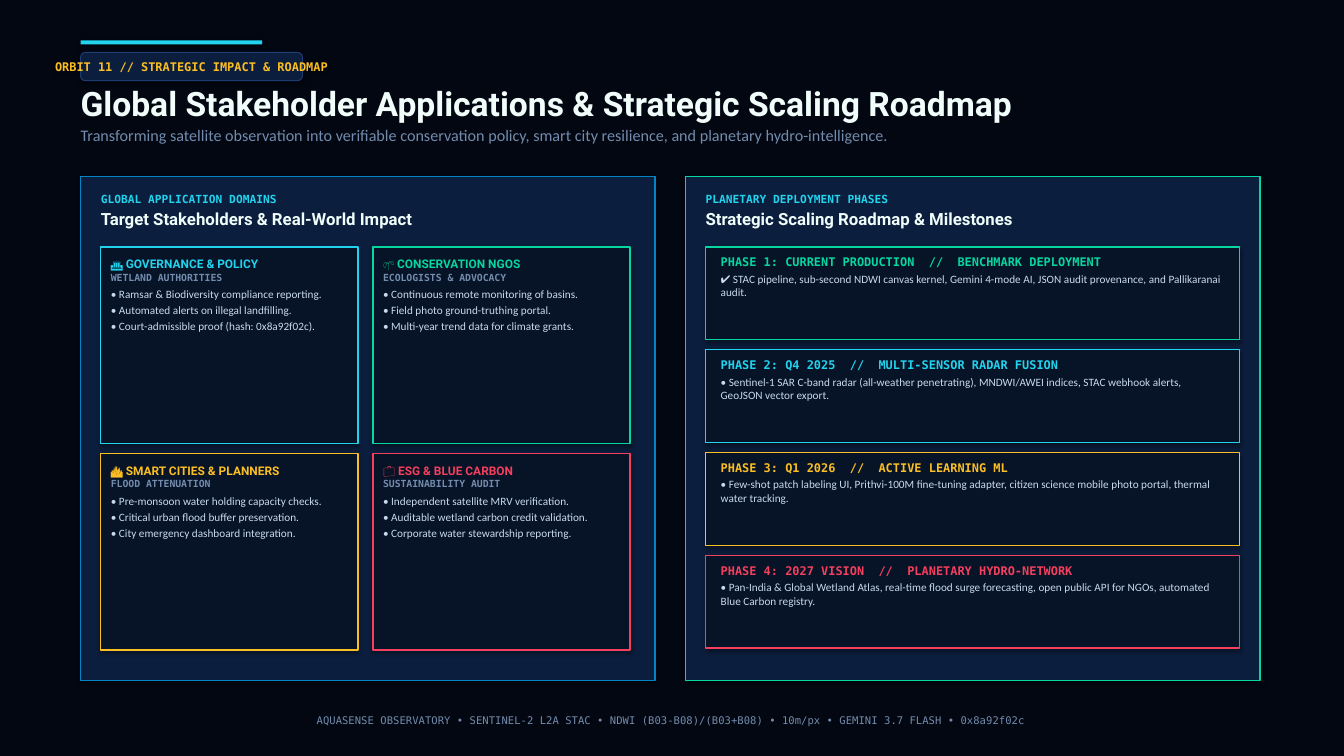
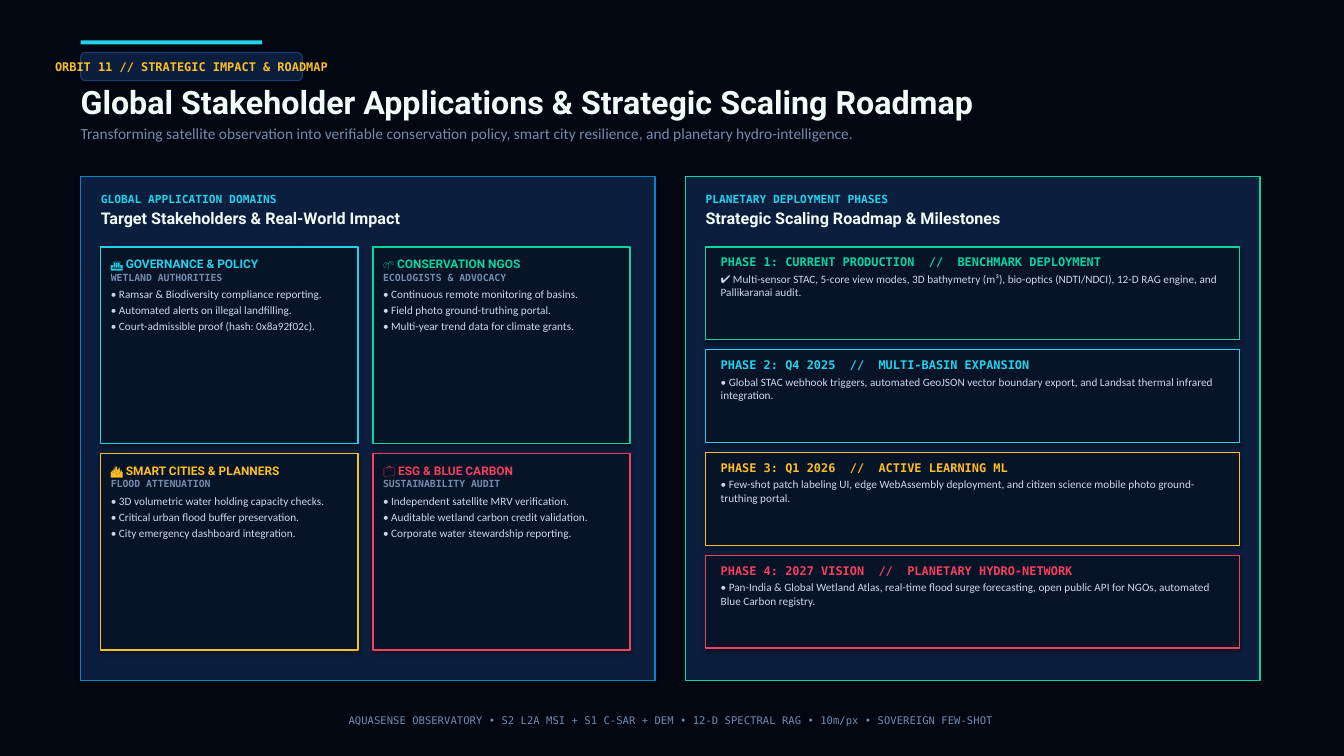
Before and after one commit to Naeha-S/Aquasense, a slide deck: slide 11 of AquaSense_Pitch_Deck_v2.pptx. Drawn at 1344x756 pixels with LibreOffice and Linux fonts; fonts in the diff are those of the drawing. Boxes give left, top, right and bottom in pixels: in the first picture for what was removed or moved away, otherwise in the second. Text is boxed around its words. In the diff, an @@ line names an element or a change of style, - is before the commit and + after.

Commit message:
feat: implement sovereign 12-D spectral RAG pipeline and update pitch deck presentation assets

```diff
--- a/AquaSense_Pitch_Deck_v2.pptx
+++ b/AquaSense_Pitch_Deck_v2.pptx
@@ text "Global Stakeholder Applications & Strategic ..." at <box>81,90,973,142</box>: size 24 to 23 pt in "Global Stakeholder Applications & Strategic Scaling Roadmap"; size 11.5 to 11 pt in "Transforming satellite observation into verifiable conservat ..." @@
@@ text at <box>101,212,400,228</box>: size 12 to 11.5 pt in "Target Stakeholders & Real-World Impact" @@
@@ text at <box>706,212,1000,228</box>: size 12 to 11.5 pt in "Strategic Scaling Roadmap & Milestones" @@
@@ text at <box>721,274,1217,296</box>: text changed @@
-✔ STAC pipeline, sub-second NDWI canvas kernel, Gemini 4-mode AI, JSON audit provenance, and Pallikaranai audit.
+✔ Multi-sensor STAC, 5-core view modes, 3D bathymetry (m³), bio-optics (NDTI/NDCI), 12-D RAG engine, and Pallikaranai audit.
@@ text at <box>721,360,1212,401</box>: text changed @@
-PHASE 2: Q4 2025 // MULTI-SENSOR RADAR FUSION
-• Sentinel-1 SAR C-band radar (all-weather penetrating), MNDWI/AWEI indices, STAC webhook alerts, GeoJSON vector export.
+PHASE 2: Q4 2025 // MULTI-BASIN EXPANSION
+• Global STAC webhook triggers, automated GeoJSON vector boundary export, and Landsat thermal infrared integration.
@@ text at <box>119,497,324,507</box>: text changed @@
-• Pre-monsoon water holding capacity checks.
+• 3D volumetric water holding capacity checks.
@@ text at <box>721,480,1194,504</box>: text changed @@
-• Few-shot patch labeling UI, Prithvi-100M fine-tuning adapter, citizen science mobile photo portal, thermal water tracking.
+• Few-shot patch labeling UI, edge WebAssembly deployment, and citizen science mobile photo ground-truthing portal.
@@ text at <box>349,716,992,726</box>: text changed @@
-AQUASENSE OBSERVATORY • SENTINEL-2 L2A STAC • NDWI (B03-B08)/(B03+B08) • 10m/px • GEMINI 3.7 FLASH • 0x8a92f02c
+AQUASENSE OBSERVATORY • S2 L2A MSI + S1 C-SAR + DEM • 12-D SPECTRAL RAG • 10m/px • SOVEREIGN FEW-SHOT
```
Also in this commit, not shown: 8 other slides changed, 3 slides added, 2 slides removed, 6 other files.
